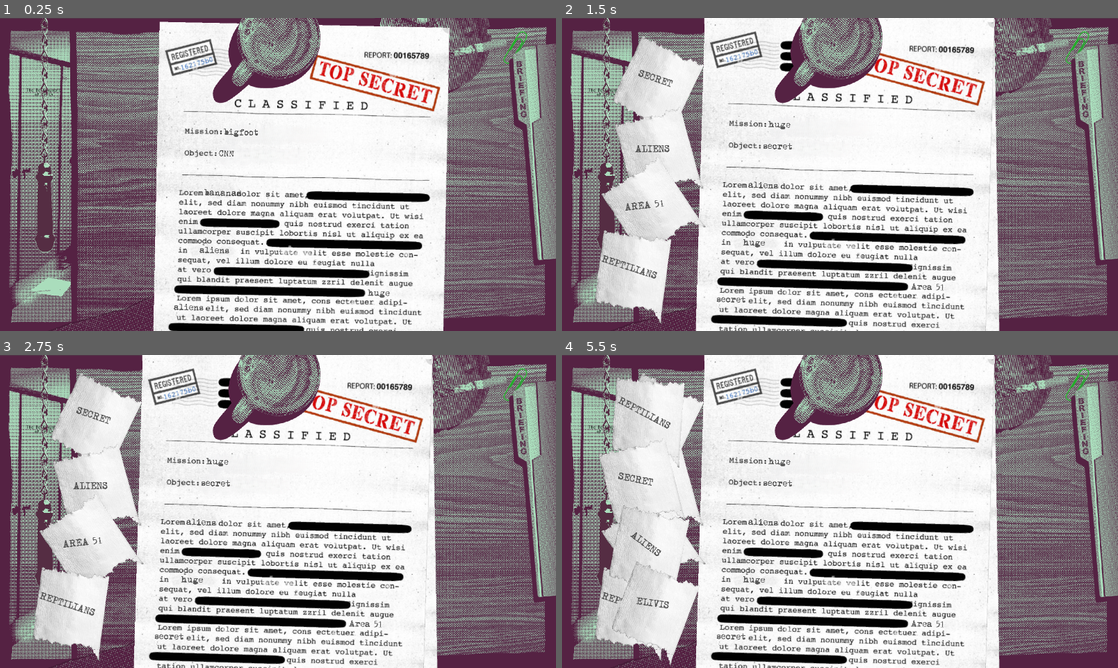
Above: before the commit, frames 1-4 (two rows, left to right).
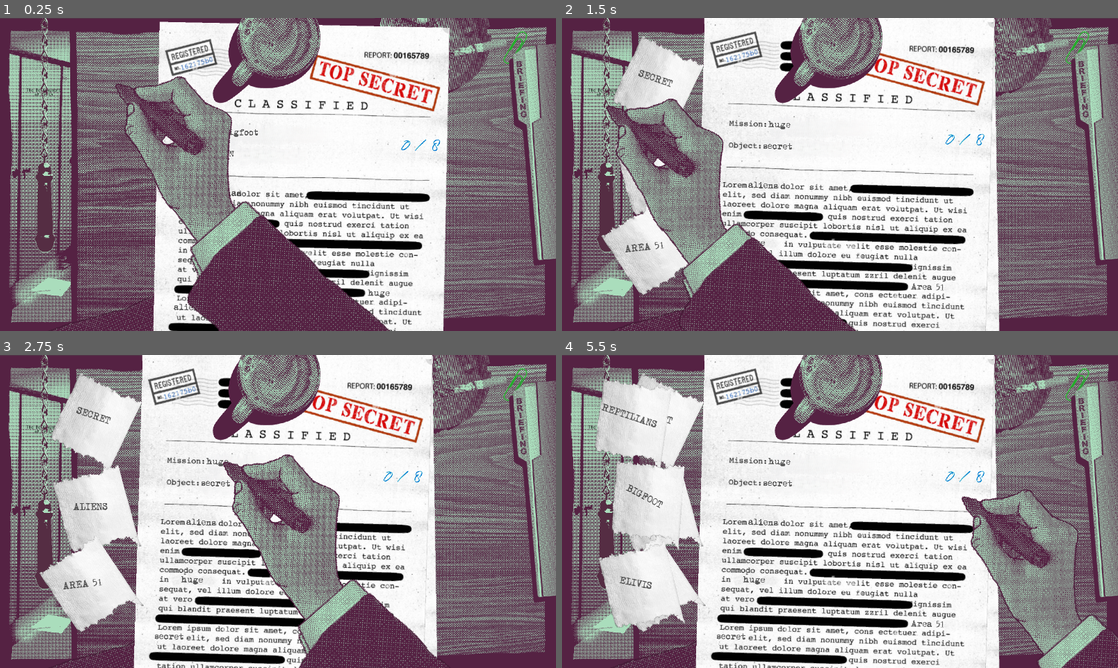
Above: after the commit, the same moments.

Repository: dx0ne/komiksjam2026
Game: Godot game, scene res://game.tscn
Same seed, same stepped clock (60 frames per second), same inputs: the game is played once before the commit and once after it.
Inputs (mouse positions are in pixels of both pictures, inside the frame that each line leads up to):
- Up to frame 1 (0.25 s): no input
- Up to frame 2 (1.5 s): click (784, 124) at 0.52 s; click (606, 105) at 1.25 s
- Up to frame 3 (2.75 s): click (222, 461) at 2.02 s
- Up to frame 4 (5.5 s): click (606, 442) at 2.75 s; click (784, 461) at 3.52 s; click (606, 442) at 4.25 s; tap Enter at 5 s; move the mouse to (962, 495) at 5.02 s; hold 1 (rand_toilet_msg) from 5.03 s (still down); click (962, 495) at 5.17 s

The runs differ from the first frame. In frame 1, 15% of the frame differs, in the area x 20-80%, y 18-100%; in frame 2, 16%; in frame 3, 16%, in the area x 6-81%, y 28-100%; in frame 4, 12%.
Error in both runs: Out of bounds set index '-1' (on base: 'PackedColorArray') (res://lines.gd:34)

Commit message:
ounktacja

Diff:
--- a/potty-secret/game.gd
+++ b/potty-secret/game.gd
@@ -55,7 +55,7 @@
 	pass
 
 func new_tolilet_msgs() -> void:
-	var max_msgs:int = 4;
+	var max_msgs:int = 3;
 	var y_pad_perct = 0.2;
 	var y_padding = viewport_size.y*y_pad_perct;
 	var y_spacer = viewport_size.y*(1.0-y_pad_perct) / max_msgs;
--- a/potty-secret/game.tscn
+++ b/potty-secret/game.tscn
@@ -64,7 +64,6 @@
 position = Vector2(277, 0)
 
 [node name="marker_Node2D" parent="." unique_id=1371813690 instance=ExtResource("5_7jktm")]
-visible = false
 position = Vector2(-23, 9)
 
 [node name="Kawa" type="Sprite2D" parent="." unique_id=2041212742]
--- a/potty-secret/paper.gd
+++ b/potty-secret/paper.gd
@@ -2,6 +2,11 @@
 extends Node2D
 
 @onready var texture:Sprite2D = $Sprite2D;
+
+#how many good redactions
+var count_correct_redacted:int;
+#hom many TOTAL redactions
+var count_all_redacted:int;
 
 func _on_ready() -> void:
 	for node in %interactables.get_children():
@@ -11,14 +16,18 @@
 			node.on_zjebane.connect(_on_zjebane);
 	%Sprite2D.rotation = deg_to_rad(randf_range(-2.0,2.0));
 	#%Sprite2D.position = Vector2(randf_range(-30.0,0), randf_range(-30.0,0));
+	update_points();
 	pass # Replace with function body.
 
 func some_redacted_kliked(idname:String):
+	count_all_redacted+=1;
 	if(WordManager.current_toilet_words.has(idname)):
 		print(idname+" redacted");
 		(%lines as LinePainter)._on_ended_good();
+		count_correct_redacted+=1;
 	else:
 		(%lines as LinePainter)._on_not_banned();
+	update_points()
 	pass;
 
 func get_height() -> float:
@@ -36,3 +45,17 @@
 func _on_zjebane() -> void:
 	(%lines as LinePainter)._on_zjebane();
 	pass;
+
+func update_points() -> void:
+	var current = count_correct_redacted # Replace with your actual score variable
+	var total = %interactables.get_child_count()
+	%pointsLabel.text = str(count_all_redacted) + " / " + str(total);
+	if count_correct_redacted>0:
+		%pointsLabel_good.text = "+"+str(count_correct_redacted);
+	else:
+		%pointsLabel_good.text = "";
+	if count_correct_redacted - count_all_redacted < 0:
+		%pointsLabel_bad.text = str(count_correct_redacted - count_all_redacted)
+	else:
+		%pointsLabel_bad.text = "";
+	pass;
--- a/potty-secret/paper.tscn
+++ b/potty-secret/paper.tscn
@@ -3,7 +3,29 @@
 [ext_resource type="Texture2D" uid="uid://biupuyhbim0kv" path="res://art/papar_temp.png" id="1_kq2bq"]
 [ext_resource type="Script" uid="uid://rnkcvampem2l" path="res://paper.gd" id="1_rhp03"]
 [ext_resource type="PackedScene" uid="uid://cwdb3ffd4lapr" path="res://redact_button.tscn" id="3_stmvh"]
+[ext_resource type="FontFile" uid="uid://gp4weoir7uo2" path="res://art/Quentin.otf" id="4_h5hlm"]
 [ext_resource type="PackedScene" uid="uid://b6cbv3dlom18" path="res://lines.tscn" id="5_h5hlm"]
+
+[sub_resource type="LabelSettings" id="LabelSettings_rhp03"]
+font = ExtResource("4_h5hlm")
+font_size = 63
+font_color = Color(0, 0.43917945, 0.84256375, 1)
+outline_size = 2
+outline_color = Color(0.396, 0.88, 0.8074, 1)
+
+[sub_resource type="LabelSettings" id="LabelSettings_h5hlm"]
+font = ExtResource("4_h5hlm")
+font_size = 63
+font_color = Color(0.99999994, 0.08977976, 0.07007859, 1)
+outline_size = 2
+outline_color = Color(0, 0.97, 0.43650007, 1)
+
+[sub_resource type="LabelSettings" id="LabelSettings_stmvh"]
+font = ExtResource("4_h5hlm")
+font_size = 63
+font_color = Color(0.070151605, 0.5897205, 0, 1)
+outline_size = 2
+outline_color = Color(0.7223249, 0.64947903, 0.0050017475, 1)
 
 [node name="Node2D" type="Node2D" unique_id=1504223162]
 script = ExtResource("1_rhp03")
@@ -43,6 +65,36 @@
 [node name="Node2D8" parent="Sprite2D/interactables" unique_id=1446763768 instance=ExtResource("3_stmvh")]
 position = Vector2(316.62244, 2047.8062)
 
+[node name="pointsLabel" type="Label" parent="Sprite2D" unique_id=1384508791]
+unique_name_in_owner = true
+offset_left = 908.4057
+offset_top = 398.23477
+offset_right = 1005.4057
+offset_bottom = 485.23477
+text = "5/5"
+label_settings = SubResource("LabelSettings_rhp03")
+horizontal_alignment = 2
+
+[node name="pointsLabel_bad" type="Label" parent="Sprite2D" unique_id=94134126]
+unique_name_in_owner = true
+offset_left = 908.4057
+offset_top = 461.73706
+offset_right = 1005.4057
+offset_bottom = 553.73706
+text = "-1"
+label_settings = SubResource("LabelSettings_h5hlm")
+horizontal_alignment = 2
+
+[node name="pointsLabel_good" type="Label" parent="Sprite2D" unique_id=373392256]
+unique_name_in_owner = true
+offset_left = 840.59814
+offset_top = 460.66074
+offset_right = 937.59814
+offset_bottom = 552.66077
+text = "+1"
+label_settings = SubResource("LabelSettings_stmvh")
+horizontal_alignment = 2
+
 [node name="lines" parent="Sprite2D" unique_id=1050759444 instance=ExtResource("5_h5hlm")]
 unique_name_in_owner = true
 rotation = -0.021050822
--- a/potty-secret/toilet_msg.gd
+++ b/potty-secret/toilet_msg.gd
@@ -1,8 +1,8 @@
 class_name ToiletMsg
 extends Node2D
 
-func set_label(str:String) -> void:
-	%Label.text=str;
+func set_label(new_label:String) -> void:
+	%Label.text=new_label;
 	pass
 
 
Binary file added: potty-secret/art/Quentin.otf
Not shown, added: potty-secret/art/Quentin.otf.import
